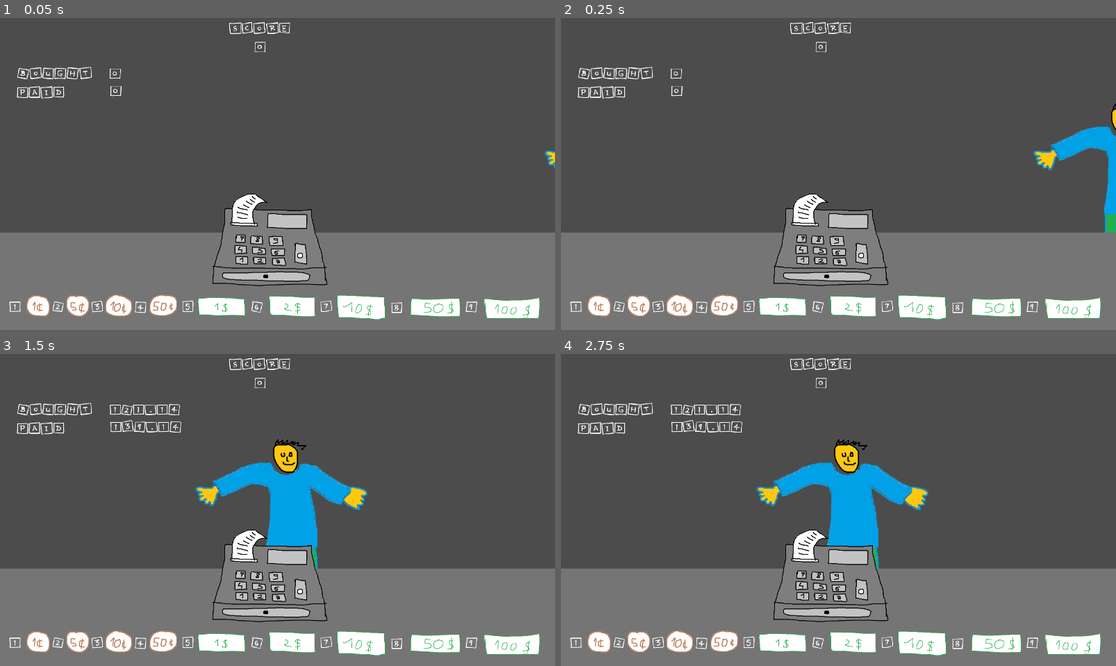
Above: before the commit, frames 1-4 (two rows, left to right).
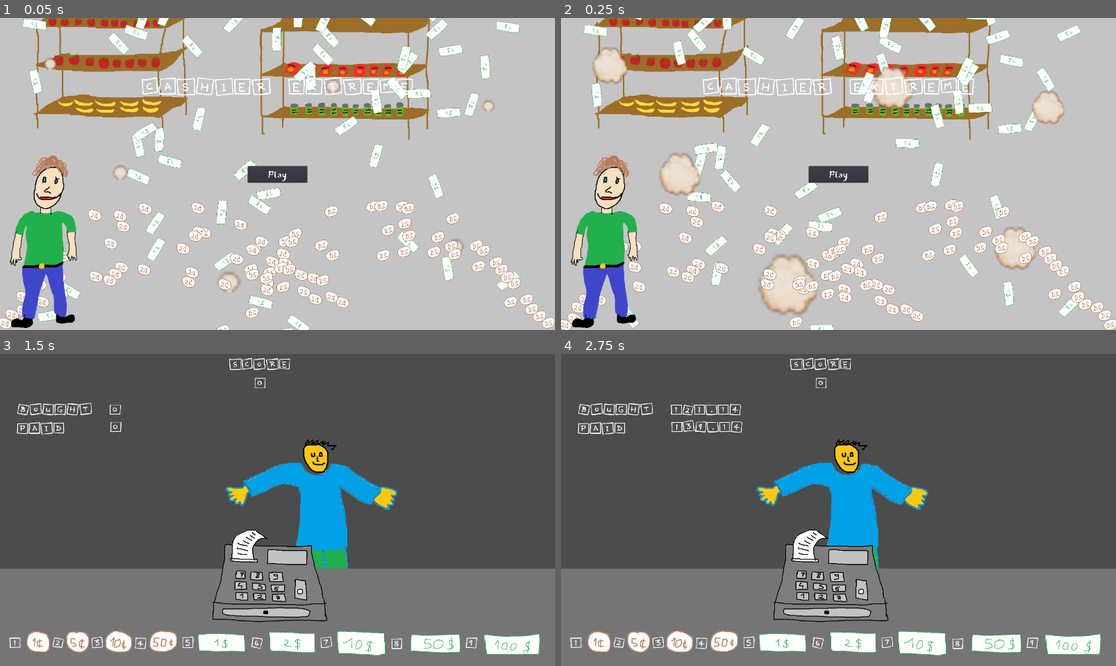
Above: after the commit, the same moments.

Repository: nathangranet/XxX_J4M_XxX
Game: Godot game, scene res://menu.tscn
The game is run twice, just before and just after one commit, with the same random seed, the same clock (stepped at 60 frames per second) and the same inputs. Before the commit the project starts from res://Node2D.tscn.
Inputs (mouse positions are in pixels of both pictures, inside the frame that each line leads up to):
- Up to frame 1 (0.05 s): no input
- Up to frame 2 (0.25 s): no input
- Up to frame 3 (1.5 s): click (277, 510) at 0.5 s, where only the run after the commit has a clickable "Play"; tap Keypad 9 (100dol) at 1.35 s
- Up to frame 4 (2.75 s): tap Enter at 2 s; tap Keypad 3 (10cent) at 2.1 s

The runs differ from the first frame. In frame 1, 98% of the frame differs, in the area x 0-100%, y 0-100%; in frame 2, 98%; in frame 3, 5.5%; in frame 4, nothing differs.

Commit message:
add omg music

Diff:
--- a/menu.gd
+++ b/menu.gd
@@ -68,3 +68,7 @@
 	$AudioStreamPlayer6.playing = false
 	$AudioStreamPlayer6.playing = true
 	$Node/Timer6.start(rand_range(2, 5))
+
+
+func _on_Button_pressed():
+	get_tree().change_scene("res://jeu.tscn")
--- a/menu.tscn
+++ b/menu.tscn
@@ -33,6 +33,7 @@
 [ext_resource path="res://ressource/omg/Explosion+1.wav" type="AudioStream" id=31]
 [ext_resource path="res://ressource/background.png" type="Texture" id=32]
 [ext_resource path="res://ressource/omg.png" type="Texture" id=33]
+[ext_resource path="res://ressource/[ONTIVA.COM]-No Copyright Epic Dubstep Premium Royalty Free Music-HQ.ogg" type="AudioStream" id=34]
 
 [sub_resource type="SpriteFrames" id=1]
 animations = [ {
@@ -204,6 +205,11 @@
 [node name="omg" type="Sprite" parent="."]
 position = Vector2( 273.778, 733.664 )
 texture = ExtResource( 33 )
+
+[node name="AudioStreamPlayer7" type="AudioStreamPlayer" parent="."]
+stream = ExtResource( 34 )
+autoplay = true
+[connection signal="pressed" from="Button" to="." method="_on_Button_pressed"]
 [connection signal="timeout" from="Node/Timer" to="." method="_on_Timer_timeout"]
 [connection signal="timeout" from="Node/Timer2" to="." method="_on_Timer2_timeout"]
 [connection signal="timeout" from="Node/Timer3" to="." method="_on_Timer3_timeout"]
--- a/project.godot
+++ b/project.godot
@@ -16,7 +16,7 @@
 [application]
 
 config/name="numbadjam"
-run/main_scene="res://Node2D.tscn"
+run/main_scene="res://menu.tscn"
 config/icon="res://icon.png"
 
 [display]
Not shown: 1 places in menu.tscn that only renumber resources
Not shown, added: ressource/[ONTIVA.COM]-No Copyright Epic Dubstep Premium Royalty Free Music-HQ.ogg.import
Not shown, added: ressource/[ONTIVA.COM]-No Copyright Epic Dubstep Premium Royalty Free Music-HQ.ogg
